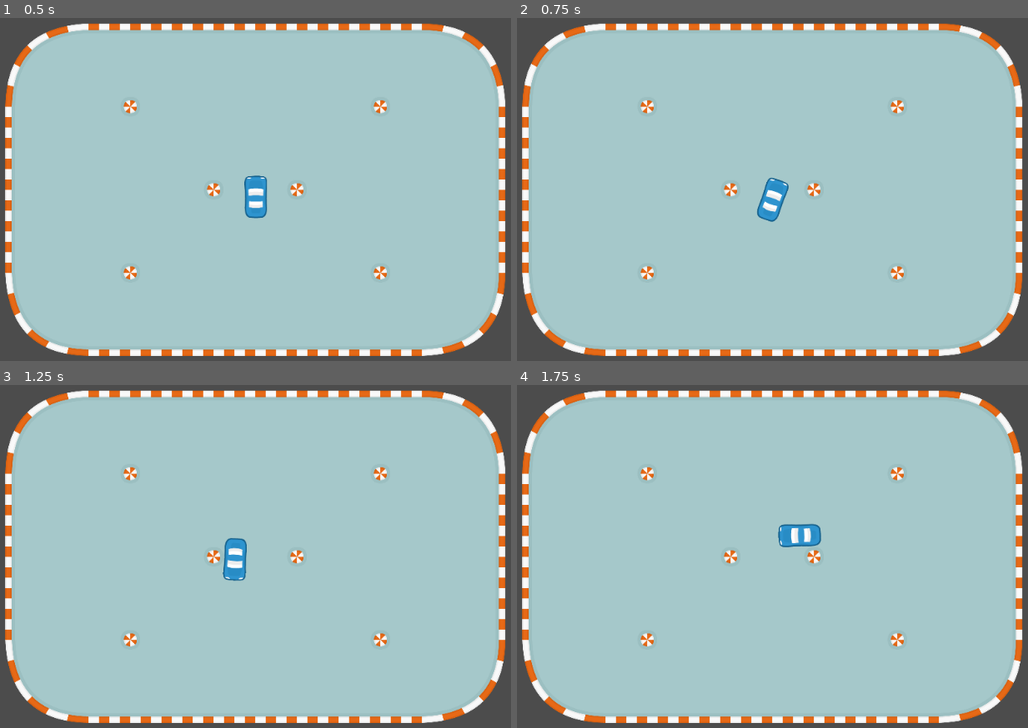
Above: before the commit, frames 1-4 (two rows, left to right).
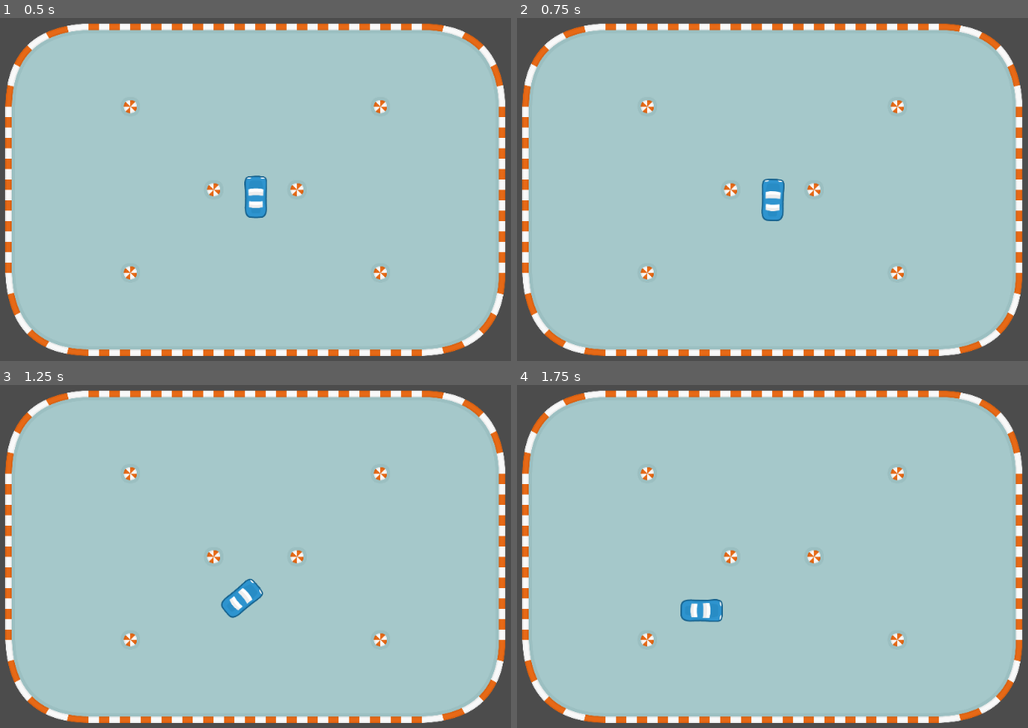
Above: after the commit, the same moments.

Repository: snowbillr/learning-godot
Game: Godot game, scene res://Main.tscn
The game is run twice, just before and just after one commit, with the same random seed, the same clock (stepped at 60 frames per second) and the same inputs.
Inputs:
- Up to frame 1 (0.5 s): no input
- Up to frame 2 (0.75 s): tap Enter at 0.5 s; hold Right (turn_right) from 0.53 s (still down); hold Down (decelerate) from 0.53 s (still down)
- Up to frame 3 (1.25 s): keep holding Right (turn_right); keep holding Down (decelerate)
- Up to frame 4 (1.75 s): release Right (turn_right) at 1.28 s; release Down (decelerate) at 1.28 s; hold Left (turn_left) from 1.28 s (still down); tap Down (decelerate) at 1.35 s

Frame 1 is identical in both runs. In frame 2, 0.3% of the frame differs, in the area x 46-54%, y 46-60%; in frame 3, 1.1%, in the area x 43-52%, y 44-68%; in frame 4, 1.1%.

Commit message:
better turns at low speed

Diff:
--- a/gokarts/Car.gd
+++ b/gokarts/Car.gd
@@ -42,9 +42,11 @@
     _wheel_rotation = clamp(_wheel_rotation, -MAX_WHEEL_ROTATION, MAX_WHEEL_ROTATION)
 
     # apply wheel rotation to overall rotation
-    rotation += _wheel_rotation
+    var velocity_factor = tmp_velocity.length() / MAX_VELOCITY
+    # shouldn't be able to turn the car as fast at lower speeds
+    rotation += _wheel_rotation * velocity_factor
+
     # velocity = rotated tmp velocity
-
     _velocity = tmp_velocity.rotated(rotation)
 
 func _physics_process(delta: float) -> void:
--- a/gokarts/Main.tscn
+++ b/gokarts/Main.tscn
@@ -4,64 +4,64 @@
 [ext_resource path="res://assets/car_blue_3.png" type="Texture" id=2]
 [ext_resource path="res://Car.gd" type="Script" id=3]
 
+[sub_resource type="ConvexPolygonShape2D" id=1]
+points = PoolVector2Array( 108.083, 0, 128, 0, 126.833, 128, 77.5278, 128, 99.75, 63.6216, 108.083, 3.89935 )
+
+[sub_resource type="ConvexPolygonShape2D" id=2]
+points = PoolVector2Array( 0.666687, 80.9827, 47.1945, 46.9549, 78.4445, 1.12158, 128, 0, 128, 128, 0, 128 )
+
 [sub_resource type="ConvexPolygonShape2D" id=3]
-points = PoolVector2Array( 108.083, 0, 128, 0, 126.833, 128, 77.5278, 128, 99.75, 63.6216, 108.083, 3.89935 )
+points = PoolVector2Array( 128, 0, 128, 128, 107.167, 128, 100.917, 63.6216, 76.6111, 0 )
 
 [sub_resource type="ConvexPolygonShape2D" id=4]
-points = PoolVector2Array( 0.666687, 80.9827, 47.1945, 46.9549, 78.4445, 1.12158, 128, 0, 128, 128, 0, 128 )
+points = PoolVector2Array( 0, 0, 128, 0, 128, 128, 75.6945, 128, 46.5278, 79.5938, 0, 47.6494 )
 
 [sub_resource type="ConvexPolygonShape2D" id=5]
-points = PoolVector2Array( 128, 0, 128, 128, 107.167, 128, 100.917, 63.6216, 76.6111, 0 )
+points = PoolVector2Array( 0, 109.233, 61.7778, 102.288, 128, 78.6771, 128, 128, 0, 128 )
 
 [sub_resource type="ConvexPolygonShape2D" id=6]
-points = PoolVector2Array( 0, 0, 128, 0, 128, 128, 75.6945, 128, 46.5278, 79.5938, 0, 47.6494 )
+points = PoolVector2Array( 0, 0, 20.5834, 0, 16.4167, 15.75, 0.444458, 20.6111 )
 
 [sub_resource type="ConvexPolygonShape2D" id=7]
-points = PoolVector2Array( 0, 109.233, 61.7778, 102.288, 128, 78.6771, 128, 128, 0, 128 )
+points = PoolVector2Array( 0, 107.417, 14.8055, 113.667, 21.0555, 128, 0, 128 )
 
 [sub_resource type="ConvexPolygonShape2D" id=8]
-points = PoolVector2Array( 0, 0, 20.5834, 0, 16.4167, 15.75, 0.444458, 20.6111 )
+points = PoolVector2Array( 0, 0, 128, 0, 128, 52.5556, 121.528, 45.6111, 63.1945, 24.7778, 0, 20.6111 )
 
 [sub_resource type="ConvexPolygonShape2D" id=9]
-points = PoolVector2Array( 0, 107.417, 14.8055, 113.667, 21.0555, 128, 0, 128 )
+points = PoolVector2Array( 1.36115, 82.8889, 67.3334, 103.028, 128, 109.972, 128, 128, 0, 128 )
 
 [sub_resource type="ConvexPolygonShape2D" id=10]
-points = PoolVector2Array( 0, 0, 128, 0, 128, 52.5556, 121.528, 45.6111, 63.1945, 24.7778, 0, 20.6111 )
+points = PoolVector2Array( 109.944, 128, 111.333, 112.056, 128, 109.278, 128, 128 )
 
 [sub_resource type="ConvexPolygonShape2D" id=11]
-points = PoolVector2Array( 1.36115, 82.8889, 67.3334, 103.028, 128, 109.972, 128, 128, 0, 128 )
+points = PoolVector2Array( 128, 0, 128, 21.7778, 112.944, 16.2222, 108.778, 0.250061 )
 
 [sub_resource type="ConvexPolygonShape2D" id=12]
-points = PoolVector2Array( 109.944, 128, 111.333, 112.056, 128, 109.278, 128, 128 )
+points = PoolVector2Array( 0, 0, 128, 0, 128, 21.0834, 62.5, 26.6389, 0, 48.8611 )
 
 [sub_resource type="ConvexPolygonShape2D" id=13]
-points = PoolVector2Array( 128, 0, 128, 21.7778, 112.944, 16.2222, 108.778, 0.250061 )
+points = PoolVector2Array( 46.5, 0, 82.6111, 47.9445, 128, 80.5834, 128, 128, 0, 128, 0, 0 )
 
 [sub_resource type="ConvexPolygonShape2D" id=14]
-points = PoolVector2Array( 0, 0, 128, 0, 128, 21.0834, 62.5, 26.6389, 0, 48.8611 )
+points = PoolVector2Array( 19.8889, 1.41669, 27.5278, 66.0001, 50.4445, 128, 0, 128, 0, 0 )
 
 [sub_resource type="ConvexPolygonShape2D" id=15]
-points = PoolVector2Array( 46.5, 0, 82.6111, 47.9445, 128, 80.5834, 128, 128, 0, 128, 0, 0 )
+points = PoolVector2Array( 47.4445, 0, 25.2223, 66.0001, 21.0555, 128, 0, 128, 0, 0 )
 
 [sub_resource type="ConvexPolygonShape2D" id=16]
-points = PoolVector2Array( 19.8889, 1.41669, 27.5278, 66.0001, 50.4445, 128, 0, 128, 0, 0 )
+points = PoolVector2Array( 128, 0, 128, 128, 108.556, 128, 107.861, 0 )
 
 [sub_resource type="ConvexPolygonShape2D" id=17]
-points = PoolVector2Array( 47.4445, 0, 25.2223, 66.0001, 21.0555, 128, 0, 128, 0, 0 )
+points = PoolVector2Array( 0, 0, 128, 0, 128, 21.1423, 0, 19.0591 )
 
 [sub_resource type="ConvexPolygonShape2D" id=18]
-points = PoolVector2Array( 128, 0, 128, 128, 108.556, 128, 107.861, 0 )
+points = PoolVector2Array( 19.8351, 0, 20.5296, 128, 0, 128, 0, 0 )
 
 [sub_resource type="ConvexPolygonShape2D" id=19]
-points = PoolVector2Array( 0, 0, 128, 0, 128, 21.1423, 0, 19.0591 )
-
-[sub_resource type="ConvexPolygonShape2D" id=20]
-points = PoolVector2Array( 19.8351, 0, 20.5296, 128, 0, 128, 0, 0 )
-
-[sub_resource type="ConvexPolygonShape2D" id=21]
 points = PoolVector2Array( 0, 108.257, 128, 108.257, 128, 128, 0, 128 )
 
-[sub_resource type="TileSet" id=1]
+[sub_resource type="TileSet" id=20]
 0/name = "spritesheet_tiles.png 0"
 0/texture = ExtResource( 1 )
 0/tex_offset = Vector2( 0, 0 )
@@ -79,127 +79,127 @@
 0/navigation_offset = Vector2( 0, 0 )
 0/shape_offset = Vector2( 0, 0 )
 0/shape_transform = Transform2D( 1, 0, 0, 1, 0, 0 )
-0/shape = SubResource( 3 )
+0/shape = SubResource( 1 )
 0/shape_one_way = false
 0/shape_one_way_margin = 1.0
 0/shapes = [ {
 "autotile_coord": Vector2( 2, 3 ),
 "one_way": false,
 "one_way_margin": 1.0,
+"shape": SubResource( 1 ),
+"shape_transform": Transform2D( 1, 0, 0, 1, 0, 0 )
+}, {
+"autotile_coord": Vector2( 1, 3 ),
+"one_way": false,
+"one_way_margin": 1.0,
+"shape": SubResource( 2 ),
+"shape_transform": Transform2D( 1, 0, 0, 1, 0, 0 )
+}, {
+"autotile_coord": Vector2( 3, 3 ),
+"one_way": false,
+"one_way_margin": 1.0,
 "shape": SubResource( 3 ),
 "shape_transform": Transform2D( 1, 0, 0, 1, 0, 0 )
 }, {
-"autotile_coord": Vector2( 1, 3 ),
+"autotile_coord": Vector2( 4, 3 ),
 "one_way": false,
 "one_way_margin": 1.0,
 "shape": SubResource( 4 ),
 "shape_transform": Transform2D( 1, 0, 0, 1, 0, 0 )
 }, {
-"autotile_coord": Vector2( 3, 3 ),
+"autotile_coord": Vector2( 1, 4 ),
 "one_way": false,
 "one_way_margin": 1.0,
 "shape": SubResource( 5 ),
 "shape_transform": Transform2D( 1, 0, 0, 1, 0, 0 )
 }, {
-"autotile_coord": Vector2( 4, 3 ),
+"autotile_coord": Vector2( 2, 4 ),
 "one_way": false,
 "one_way_margin": 1.0,
 "shape": SubResource( 6 ),
 "shape_transform": Transform2D( 1, 0, 0, 1, 0, 0 )
 }, {
-"autotile_coord": Vector2( 1, 4 ),
+"autotile_coord": Vector2( 3, 4 ),
 "one_way": false,
 "one_way_margin": 1.0,
 "shape": SubResource( 7 ),
 "shape_transform": Transform2D( 1, 0, 0, 1, 0, 0 )
 }, {
-"autotile_coord": Vector2( 2, 4 ),
+"autotile_coord": Vector2( 4, 4 ),
 "one_way": false,
 "one_way_margin": 1.0,
 "shape": SubResource( 8 ),
 "shape_transform": Transform2D( 1, 0, 0, 1, 0, 0 )
 }, {
-"autotile_coord": Vector2( 3, 4 ),
+"autotile_coord": Vector2( 1, 5 ),
 "one_way": false,
 "one_way_margin": 1.0,
 "shape": SubResource( 9 ),
 "shape_transform": Transform2D( 1, 0, 0, 1, 0, 0 )
 }, {
-"autotile_coord": Vector2( 4, 4 ),
+"autotile_coord": Vector2( 3, 5 ),
 "one_way": false,
 "one_way_margin": 1.0,
 "shape": SubResource( 10 ),
 "shape_transform": Transform2D( 1, 0, 0, 1, 0, 0 )
 }, {
-"autotile_coord": Vector2( 1, 5 ),
+"autotile_coord": Vector2( 2, 5 ),
 "one_way": false,
 "one_way_margin": 1.0,
 "shape": SubResource( 11 ),
 "shape_transform": Transform2D( 1, 0, 0, 1, 0, 0 )
 }, {
-"autotile_coord": Vector2( 3, 5 ),
+"autotile_coord": Vector2( 4, 5 ),
 "one_way": false,
 "one_way_margin": 1.0,
 "shape": SubResource( 12 ),
 "shape_transform": Transform2D( 1, 0, 0, 1, 0, 0 )
 }, {
-"autotile_coord": Vector2( 2, 5 ),
+"autotile_coord": Vector2( 1, 6 ),
 "one_way": false,
 "one_way_margin": 1.0,
 "shape": SubResource( 13 ),
 "shape_transform": Transform2D( 1, 0, 0, 1, 0, 0 )
 }, {
-"autotile_coord": Vector2( 4, 5 ),
+"autotile_coord": Vector2( 2, 6 ),
 "one_way": false,
 "one_way_margin": 1.0,
 "shape": SubResource( 14 ),
 "shape_transform": Transform2D( 1, 0, 0, 1, 0, 0 )
 }, {
-"autotile_coord": Vector2( 1, 6 ),
+"autotile_coord": Vector2( 3, 6 ),
 "one_way": false,
 "one_way_margin": 1.0,
 "shape": SubResource( 15 ),
 "shape_transform": Transform2D( 1, 0, 0, 1, 0, 0 )
 }, {
-"autotile_coord": Vector2( 2, 6 ),
+"autotile_coord": Vector2( 3, 9 ),
 "one_way": false,
 "one_way_margin": 1.0,
 "shape": SubResource( 16 ),
 "shape_transform": Transform2D( 1, 0, 0, 1, 0, 0 )
 }, {
-"autotile_coord": Vector2( 3, 6 ),
+"autotile_coord": Vector2( 4, 10 ),
 "one_way": false,
 "one_way_margin": 1.0,
 "shape": SubResource( 17 ),
 "shape_transform": Transform2D( 1, 0, 0, 1, 0, 0 )
 }, {
-"autotile_coord": Vector2( 3, 9 ),
+"autotile_coord": Vector2( 3, 11 ),
 "one_way": false,
 "one_way_margin": 1.0,
 "shape": SubResource( 18 ),
 "shape_transform": Transform2D( 1, 0, 0, 1, 0, 0 )
 }, {
-"autotile_coord": Vector2( 4, 10 ),
+"autotile_coord": Vector2( 2, 10 ),
 "one_way": false,
 "one_way_margin": 1.0,
 "shape": SubResource( 19 ),
-"shape_transform": Transform2D( 1, 0, 0, 1, 0, 0 )
-}, {
-"autotile_coord": Vector2( 3, 11 ),
-"one_way": false,
-"one_way_margin": 1.0,
-"shape": SubResource( 20 ),
-"shape_transform": Transform2D( 1, 0, 0, 1, 0, 0 )
-}, {
-"autotile_coord": Vector2( 2, 10 ),
-"one_way": false,
-"one_way_margin": 1.0,
-"shape": SubResource( 21 ),
 "shape_transform": Transform2D( 1, 0, 0, 1, 0, 0 )
 } ]
 0/z_index = 0
 
-[sub_resource type="CapsuleShape2D" id=2]
+[sub_resource type="CapsuleShape2D" id=21]
 radius = 33.0094
 height = 68.1698
 
--- a/gokarts/project.godot
+++ b/gokarts/project.godot
@@ -26,21 +26,6 @@
 
 [input]
 
-accelerate={
-"deadzone": 0.5,
-"events": [ Object(InputEventKey,"resource_local_to_scene":false,"resource_name":"","device":0,"alt":false,"shift":false,"control":false,"meta":false,"command":false,"pressed":false,"scancode":16777232,"unicode":0,"echo":false,"script":null)
- ]
-}
-turn_left={
-"deadzone": 0.5,
-"events": [ Object(InputEventKey,"resource_local_to_scene":false,"resource_name":"","device":0,"alt":false,"shift":false,"control":false,"meta":false,"command":false,"pressed":false,"scancode":16777231,"unicode":0,"echo":false,"script":null)
- ]
-}
-turn_right={
-"deadzone": 0.5,
-"events": [ Object(InputEventKey,"resource_local_to_scene":false,"resource_name":"","device":0,"alt":false,"shift":false,"control":false,"meta":false,"command":false,"pressed":false,"scancode":16777233,"unicode":0,"echo":false,"script":null)
- ]
-}
 ui_accept={
 "deadzone": 0.5,
 "events": [  ]
@@ -89,6 +74,21 @@
 "deadzone": 0.5,
 "events": [  ]
 }
+accelerate={
+"deadzone": 0.5,
+"events": [ Object(InputEventKey,"resource_local_to_scene":false,"resource_name":"","device":0,"alt":false,"shift":false,"control":false,"meta":false,"command":false,"pressed":false,"scancode":16777232,"unicode":0,"echo":false,"script":null)
+ ]
+}
+turn_left={
+"deadzone": 0.5,
+"events": [ Object(InputEventKey,"resource_local_to_scene":false,"resource_name":"","device":0,"alt":false,"shift":false,"control":false,"meta":false,"command":false,"pressed":false,"scancode":16777231,"unicode":0,"echo":false,"script":null)
+ ]
+}
+turn_right={
+"deadzone": 0.5,
+"events": [ Object(InputEventKey,"resource_local_to_scene":false,"resource_name":"","device":0,"alt":false,"shift":false,"control":false,"meta":false,"command":false,"pressed":false,"scancode":16777233,"unicode":0,"echo":false,"script":null)
+ ]
+}
 decelerate={
 "deadzone": 0.5,
 "events": [ Object(InputEventKey,"resource_local_to_scene":false,"resource_name":"","device":0,"alt":false,"shift":false,"control":false,"meta":false,"command":false,"pressed":false,"scancode":16777234,"unicode":0,"echo":false,"script":null)
Not shown: 2 places in gokarts/Main.tscn that only renumber resources
